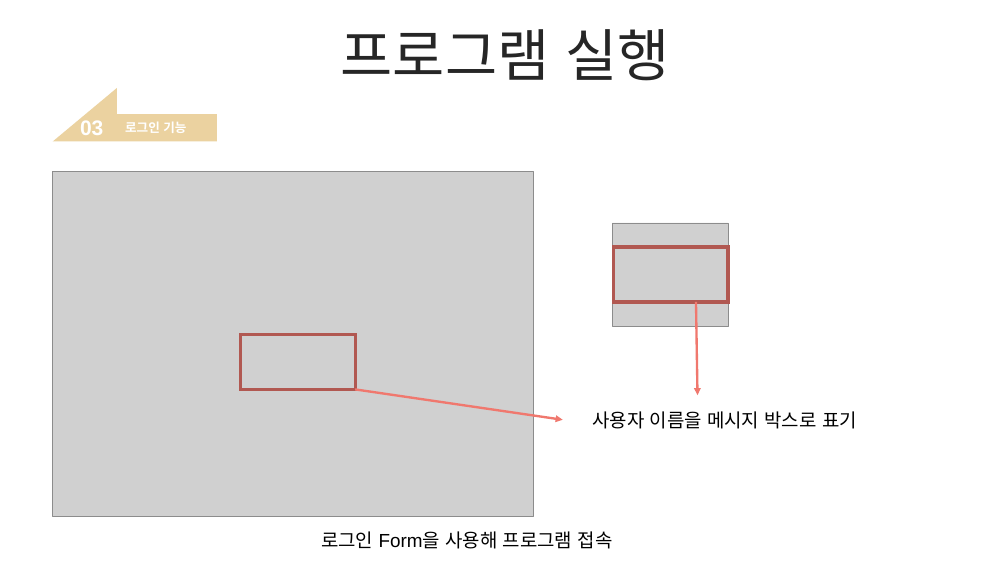
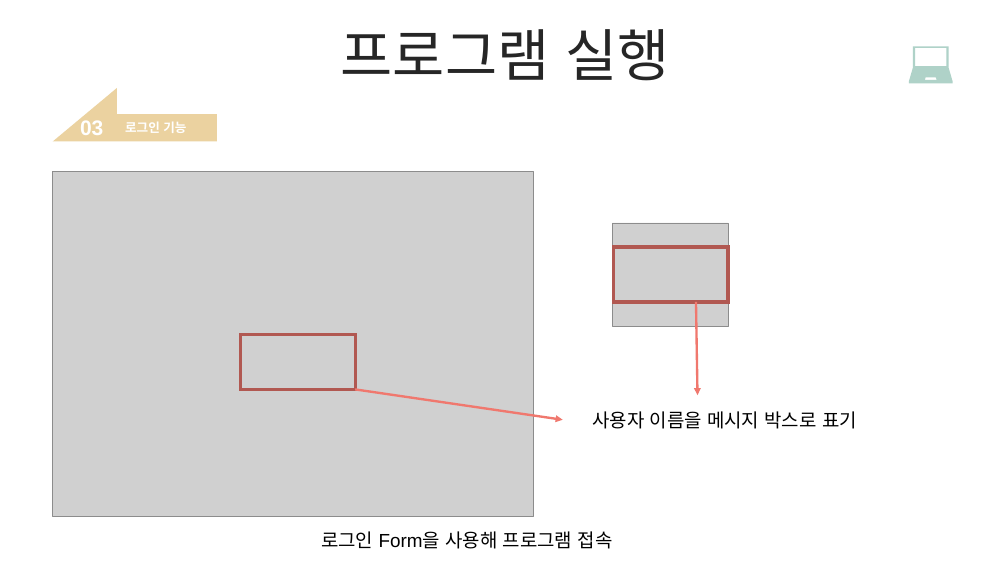
Before and after one commit to woorain20/2022-rainy, a slide deck: slide 11 of 이력서 참조/C# 병원관리 프로젝트.pptx (slide 7 before the commit). Drawn at 1008x567 pixels with LibreOffice and Linux fonts; fonts in the diff are those of the drawing; grey boxes stand for pictures. Boxes give left, top, right and bottom in pixels: in the first picture for what was removed or moved away, otherwise in the second. Text is boxed around its words. In the diff, an @@ line names an element or a change of style, - is before the commit and + after.

```diff
--- a/이력서 참조/C# 병원관리 프로젝트.pptx
+++ b/이력서 참조/C# 병원관리 프로젝트.pptx
@@ freeform shape added at box(909, 46, 953, 83), fill #AFD2C8 @@
```
Also in this commit, not shown: 11 other slides changed, 6 slides added, 14 slides removed.
